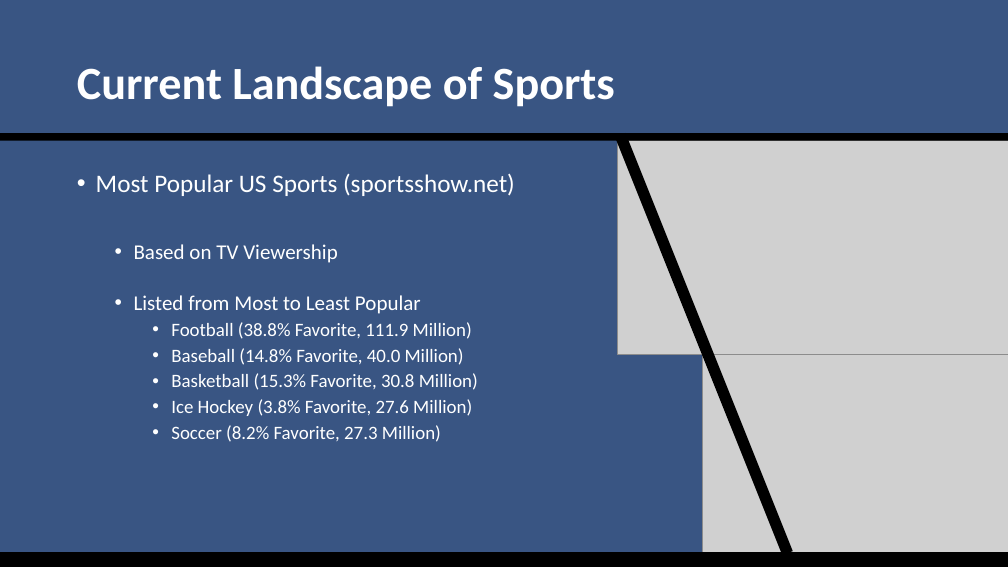
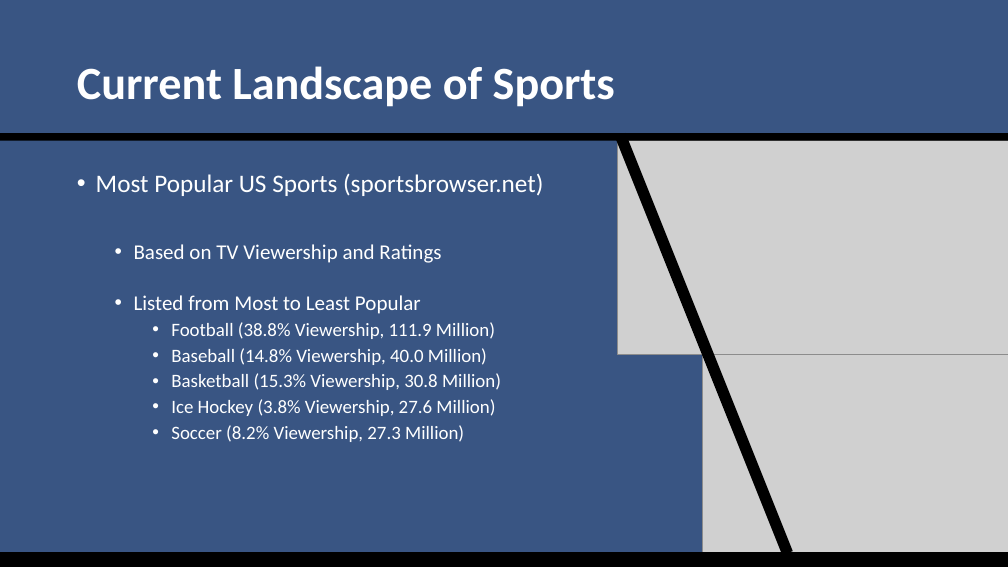
Before and after one commit to SuperMarioGiacomazzo/STOR538_WEBSITE, a slide deck: slide 11 of Slides/Sports Analytics 1/Sports_Analytics_1_Lecture.pptx. Drawn at 1008x567 pixels with LibreOffice and Linux fonts; fonts in the diff are those of the drawing; grey boxes stand for pictures. Boxes give left, top, right and bottom in pixels: in the first picture for what was removed or moved away, otherwise in the second. Text is boxed around its words. In the diff, an @@ line names an element or a change of style, - is before the commit and + after.

```diff
--- a/Slides/Sports Analytics 1/Sports_Analytics_1_Lecture.pptx
+++ b/Slides/Sports Analytics 1/Sports_Analytics_1_Lecture.pptx
@@ text at (x1=96, y1=174, x2=543, y2=263): text changed @@
-• Most Popular US Sports (sportsshow.net)
-  • Based on TV Viewership
+• Most Popular US Sports (sportsbrowser.net)
+  • Based on TV Viewership and Ratings
@@ text at (x1=171, y1=322, x2=501, y2=442): text changed @@
-    • Football (38.8% Favorite, 111.9 Million)
-    • Baseball (14.8% Favorite, 40.0 Million)
-    • Basketball (15.3% Favorite, 30.8 Million)
-    • Ice Hockey (3.8% Favorite, 27.6 Million)
-    • Soccer (8.2% Favorite, 27.3 Million)
+    • Football (38.8% Viewership, 111.9 Million)
+    • Baseball (14.8% Viewership, 40.0 Million)
+    • Basketball (15.3% Viewership, 30.8 Million)
+    • Ice Hockey (3.8% Viewership, 27.6 Million)
+    • Soccer (8.2% Viewership, 27.3 Million)
```
Also in this commit, not shown: 4 other slides changed, 5 slides added, 7 other files.
